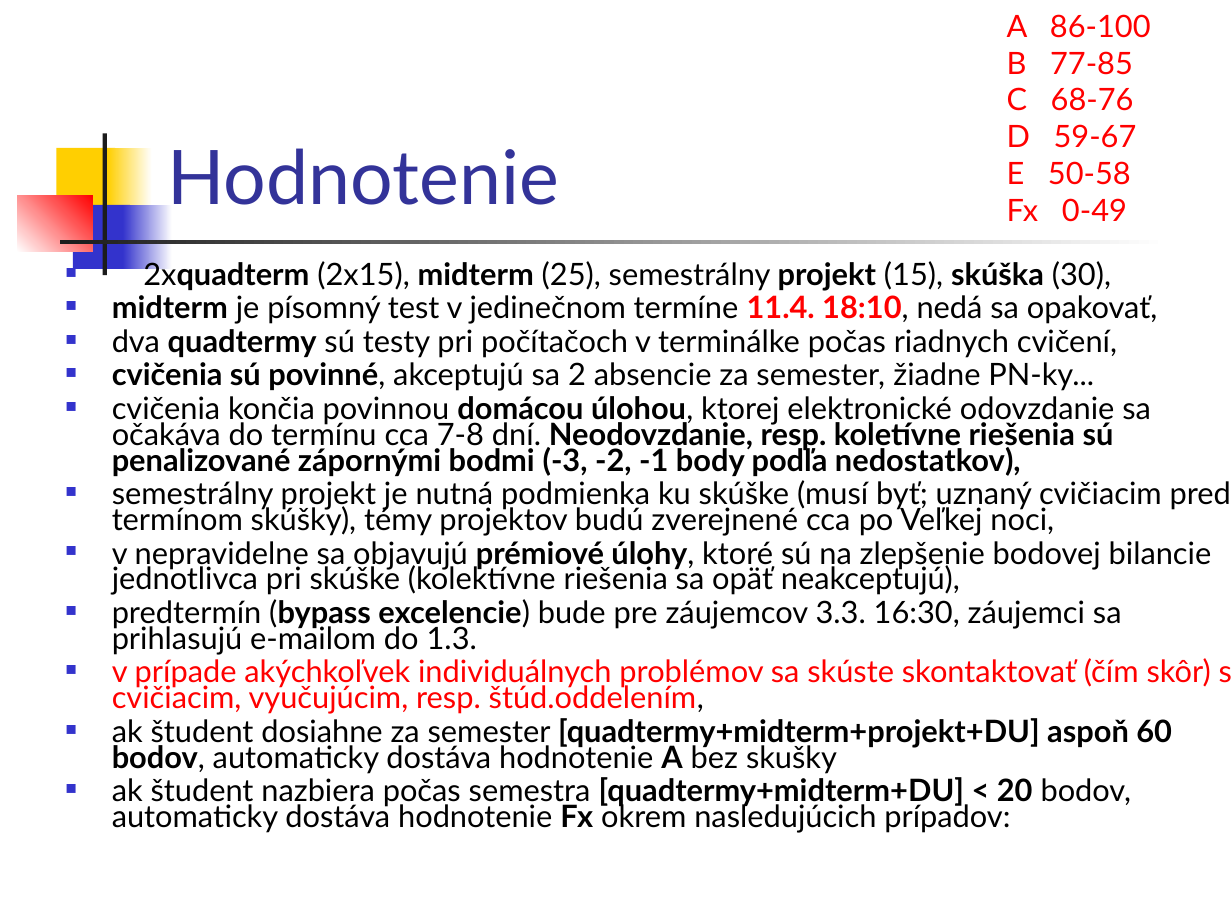
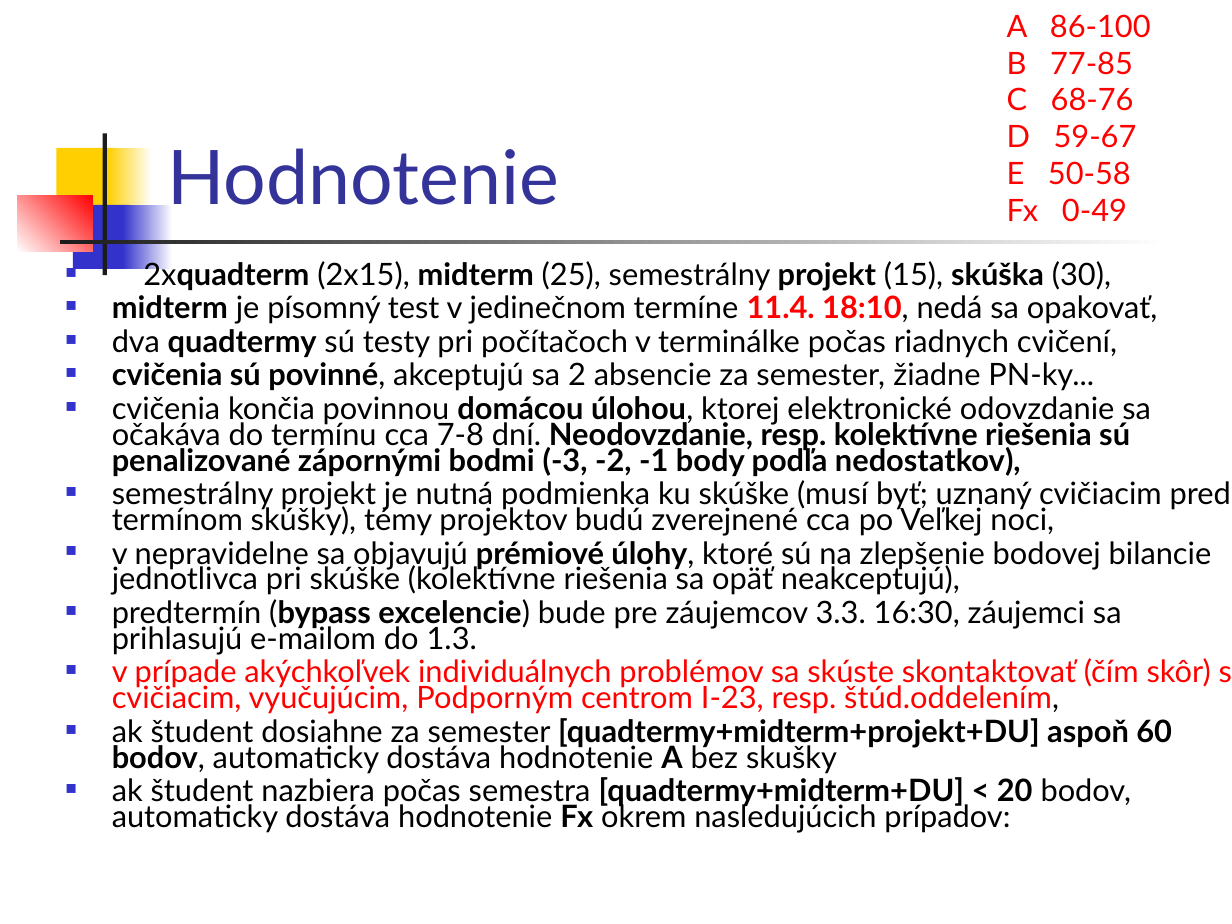
Before and after one commit to Programovanie4/Prednasky, a slide deck: slide 3 of 01/01_java.ppt. Drawn at 1232x924 pixels with LibreOffice and Linux fonts; fonts in the diff are those of the drawing. Boxes give left, top, right and bottom in pixels: in the first picture for what was removed or moved away, otherwise in the second. Text is boxed around its words. In the diff, an @@ line names an element or a change of style, - is before the commit and + after.

```diff
--- a/01/01_java.ppt
+++ b/01/01_java.ppt
@@ text at (112,396,1151,476): text changed @@
-■ cvičenia končia povinnou domácou úlohou, ktorej elektronické odovzdanie sa očakáva do termínu cca 7-8 dní. Neodovzdanie, resp. koletívne riešenia sú penalizované zápornými bodmi (-3, -2, -1 body podľa nedostatkov),
+■ cvičenia končia povinnou domácou úlohou, ktorej elektronické odovzdanie sa očakáva do termínu cca 7-8 dní. Neodovzdanie, resp. kolektívne riešenia sú penalizované zápornými bodmi (-3, -2, -1 body podľa nedostatkov),
@@ text at (112,658,1232,714): text changed @@
-■ v prípade akýchkoľvek individuálnych problémov sa skúste skontaktovať (čím skôr) s cvičiacim, vyučujúcim, resp. štúd.oddelením,
+■ v prípade akýchkoľvek individuálnych problémov sa skúste skontaktovať (čím skôr) s cvičiacim, vyučujúcim, Podporným centrom I-23, resp. štúd.oddelením,
```
Also in this commit, not shown: 5 other slides changed, 1 slide added, 2 slides removed, 1 other file.
